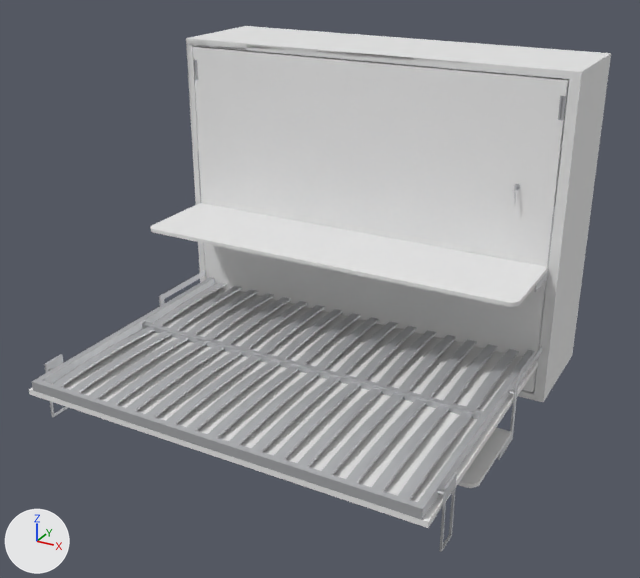
The glTF model public/models/clickbed/clickbed-o-desk/160x200.glb as it was, and as the next commit left it.
Both versions are drawn from a camera (50 mm lens) standing at (3.09, -4.67, 2.4) and looking at (1.13, -1.12, 0.63). Every picture has the same lights, and +X, +Y and +Z are marked at lower left. The older version comes first. Where no turn or scale is listed for an object, it has been applied to the vertices.

Objects in the first picture: 'folded:body', 'folded:front', 'unfolded:body', 'unfolded:front', 'unfolded:hardware' and 1 more.
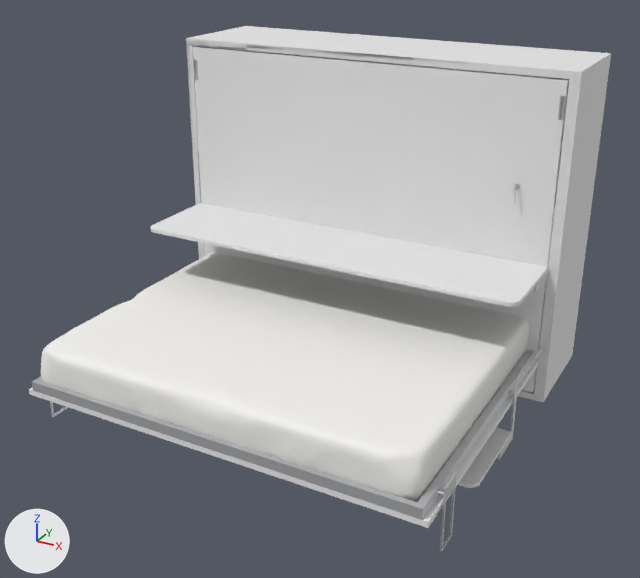
Edits to the bpy script that builds the scene:
```text
Add mat_mattress:
    mat_mattress = principled_material('mattress')
    mat_mattress.base_color = (0.9, 0.89, 0.86)  # white #f3f2ef
    mat_mattress.roughness = 0.95
Add me_unfolded_mattress:
    me_unfolded_mattress.from_pydata(...)  # 3231 vertices, 6458 faces; spans x 0.07..2.07, y -2.06..-0.46, z 0.24..0.47
    me_unfolded_mattress.materials.append(mat_mattress)  # white #f3f2ef
Add ob_unfolded_mattress:
    ob_unfolded_mattress = bpy.data.objects.new('unfolded:mattress', me_unfolded_mattress)
    ob_unfolded_mattress.location = (0.0, 0.0, 0.0)
```

Changed parts and their boxes [x1, y1, x2, y2] in the pictures (640 x 578 px):
'unfolded:mattress', added
    after: [41, 252, 529, 500]
'unfolded:hardware', unchanged, covered by the edit
    before: [32, 270, 542, 552]
    after: [32, 346, 542, 552]
'unfolded:front', unchanged, covered by the edit
    before: [29, 287, 538, 528]
    after: [29, 357, 538, 528]
